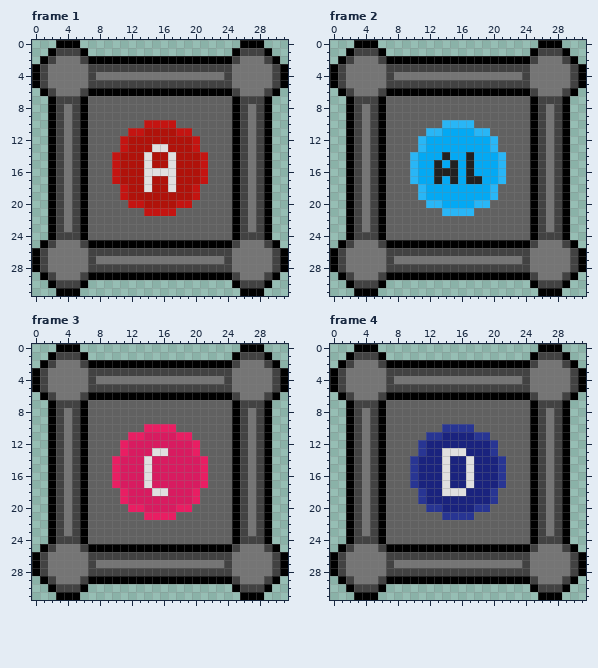
Pixel-art file: core/assets/img/castle.aseprite. This is how it looked before the edit.
32x32 pixels, 9 frames. Shown: frame 1, frame 2, frame 3, frame 4. The commit also changed other frames, which this record leaves out.
And afterwards:
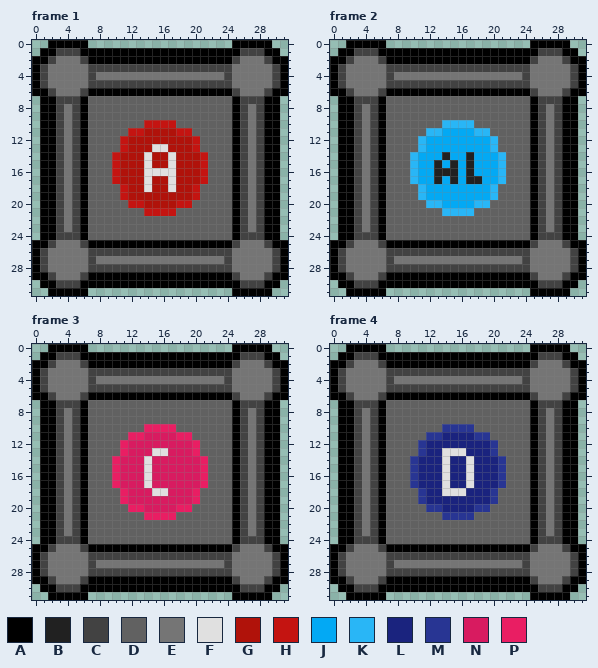
Palette (. is transparent): A #000000  B #212121  C #424242  D #616161  E #757575  F #e0e0e0  G #b0120a  H #c41411  J #03a9f4  K #29b6f6  L #1a237e  M #283593  N #d81b60  P #e91e63
Change:
Frame 1, layer "Layer 1":
Colour A is added in row 0 at x 2, 6, 25 and 29; in row 1 at x 1, 7 to 24 and 30; in row 2 at x 0 and 31; in row 6 at x 0 and 31; in rows 7 to 24 at x 1 and 30; in row 25 at x 0 and 31.
Colour A is added in row 29 at x 0 and 31; in row 30 at x 1, 7 to 24 and 30; in row 31 at x 2, 6, 25 and 29.
Frame 2, layer "Layer 1": the same change as frame 1
Frame 3, layer "Layer 1": the same change as frame 1
Frame 4, layer "Layer 1": the same change as frame 1
